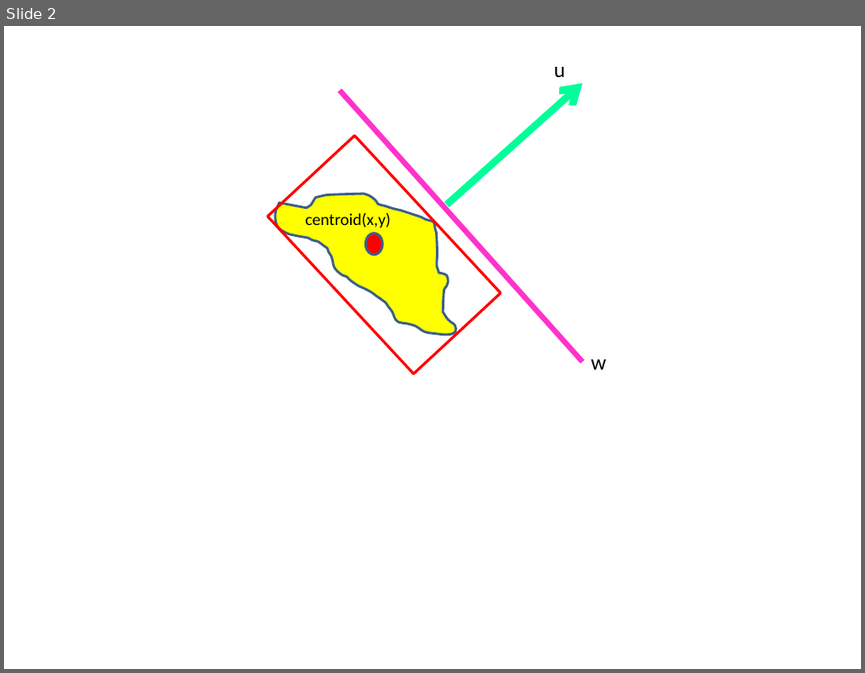
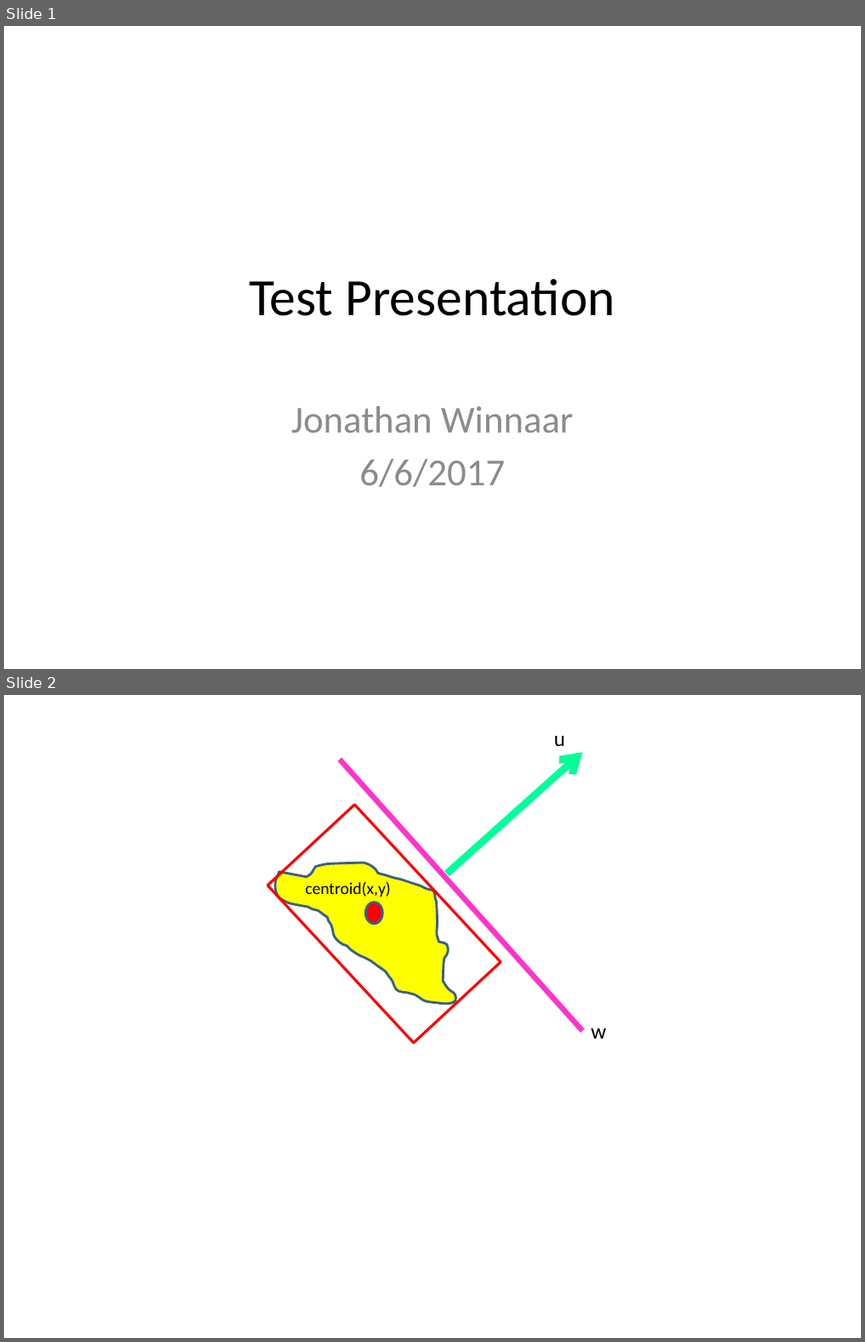
Before and after one commit to myIMT/ConsoleApplication5, a slide deck: Presentation1.pptx. Shown one above the other, each under a label of ours: slide 2 before the commit, slides 1 and 2 after it. The pictures are 865x673 and 865x1342 pixels, drawn with LibreOffice and Linux fonts; fonts in the diff are those of the drawing. Boxes give left, top, right and bottom in pixels: in the first picture for what was removed or moved away, otherwise in the second. Text is boxed around its words. In the diff, an @@ line names an element or a change of style, - is before the commit and + after.

```diff
--- a/Presentation1.pptx
+++ b/Presentation1.pptx
@@ slide 1 added at (x1=4, y1=26, x2=861, y2=669), background #FFFFFF @@
@@ title added at (x1=249, y1=278, x2=615, y2=316), 44 pt, text #000000 @@
+Test Presentation
@@ subtitle added at (x1=291, y1=406, x2=574, y2=487), 32 pt, text #8C8C8C @@
+Jonathan Winnaar
+6/6/2017
```
Also in this commit, not shown: 1 slide removed, 17 other files.
